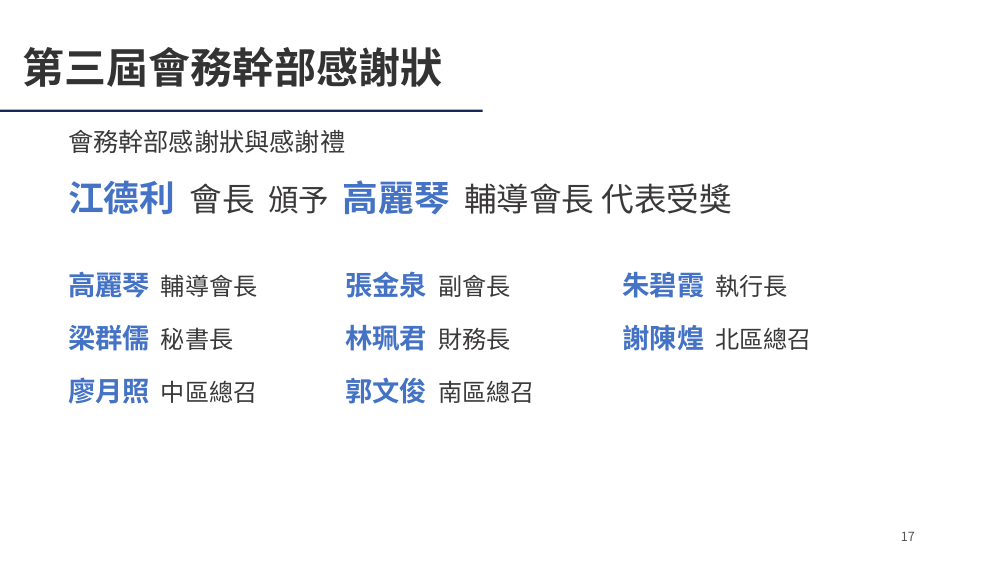
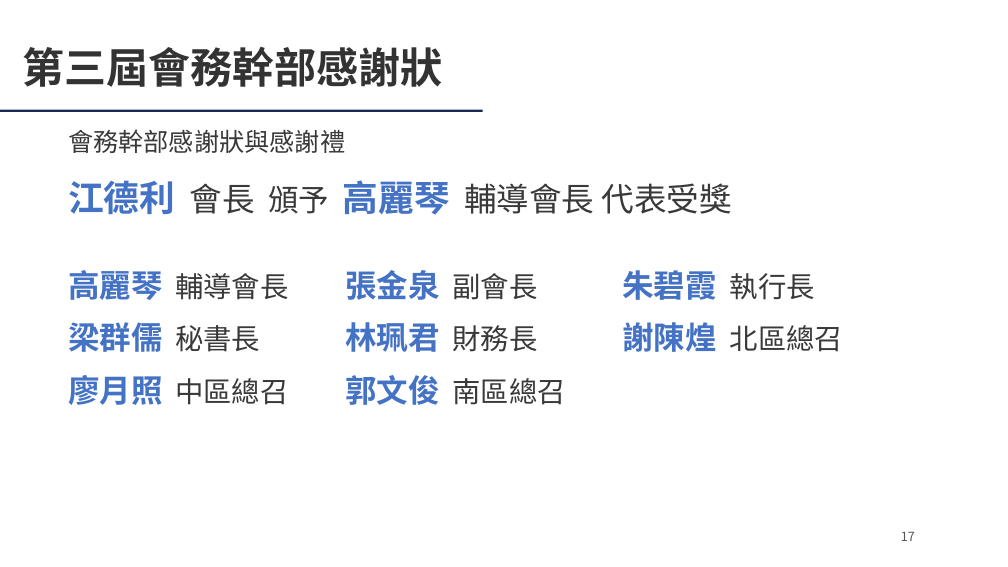
Before and after one commit to Ericliang680928/IAA, a slide deck: slide 17 of 20261204/agm/IAA會員大會簡報_20261204.pptx. Drawn at 1008x567 pixels with LibreOffice and Linux fonts; fonts in the diff are those of the drawing; background and template pictures are left out. Boxes give left, top, right and bottom in pixels: in the first picture for what was removed or moved away, otherwise in the second. Text is boxed around its words. In the diff, an @@ line names an element or a change of style, - is before the commit and + after.

```diff
--- a/20261204/agm/IAA會員大會簡報_20261204.pptx
+++ b/20261204/agm/IAA會員大會簡報_20261204.pptx
@@ text "高麗琴 輔導會長" at [68,270,288,300]: size 26 to 30 pt in "高麗琴"; size 23 to 27 pt in "輔導會長" @@
@@ text "張金泉 副會長" at [345,270,537,300]: size 26 to 30 pt in "張金泉"; size 23 to 27 pt in "副會長" @@
@@ text "朱碧霞 執行長" at [622,270,815,300]: size 26 to 30 pt in "朱碧霞"; size 23 to 27 pt in "執行長" @@
@@ text "梁群儒 秘書長" at [68,322,260,352]: size 26 to 30 pt in "梁群儒"; size 23 to 27 pt in "秘書長" @@
@@ text "林珮君 財務長" at [345,322,537,352]: size 26 to 30 pt in "林珮君"; size 23 to 27 pt in "財務長" @@
@@ text "謝陳煌 北區總召" at [622,322,843,352]: size 26 to 30 pt in "謝陳煌"; size 23 to 27 pt in "北區總召" @@
@@ text "廖月照 中區總召" at [68,375,288,405]: size 26 to 30 pt in "廖月照"; size 23 to 27 pt in "中區總召" @@
@@ text "郭文俊 南區總召" at [345,375,565,405]: size 26 to 30 pt in "郭文俊"; size 23 to 27 pt in "南區總召" @@
```
Also in this commit, not shown: 16 other slides changed, 3 other files.
